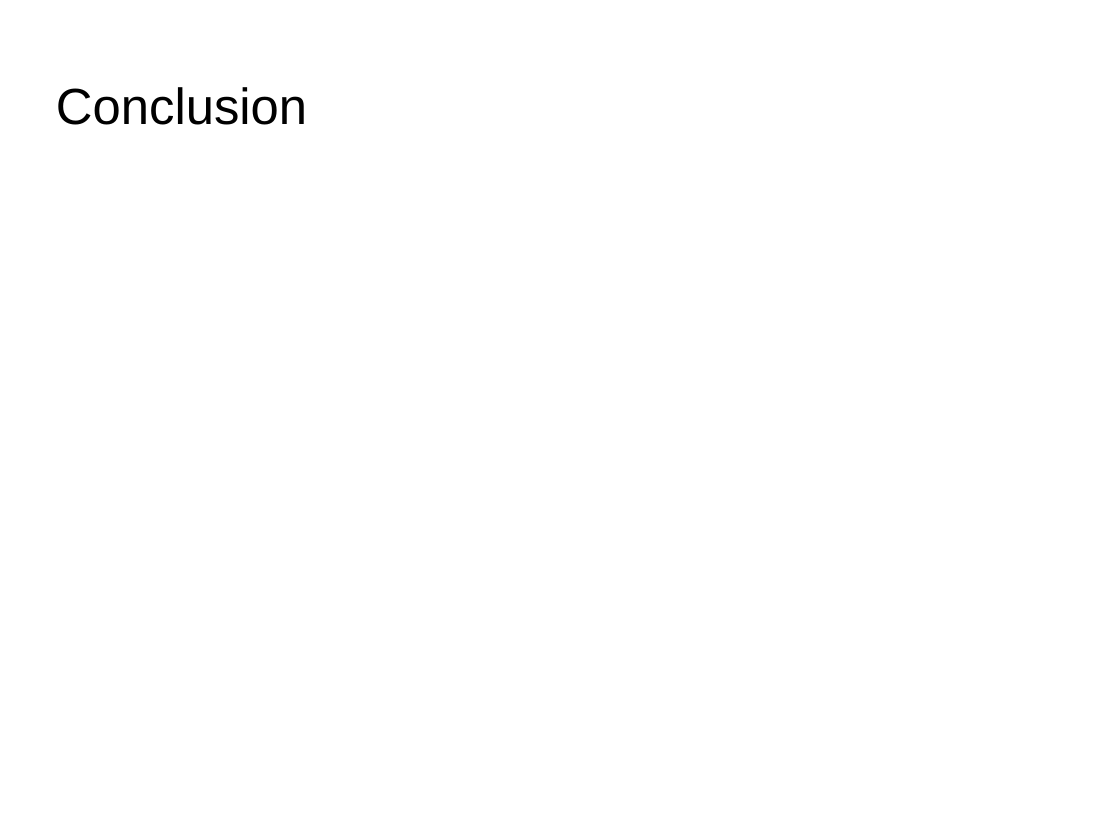
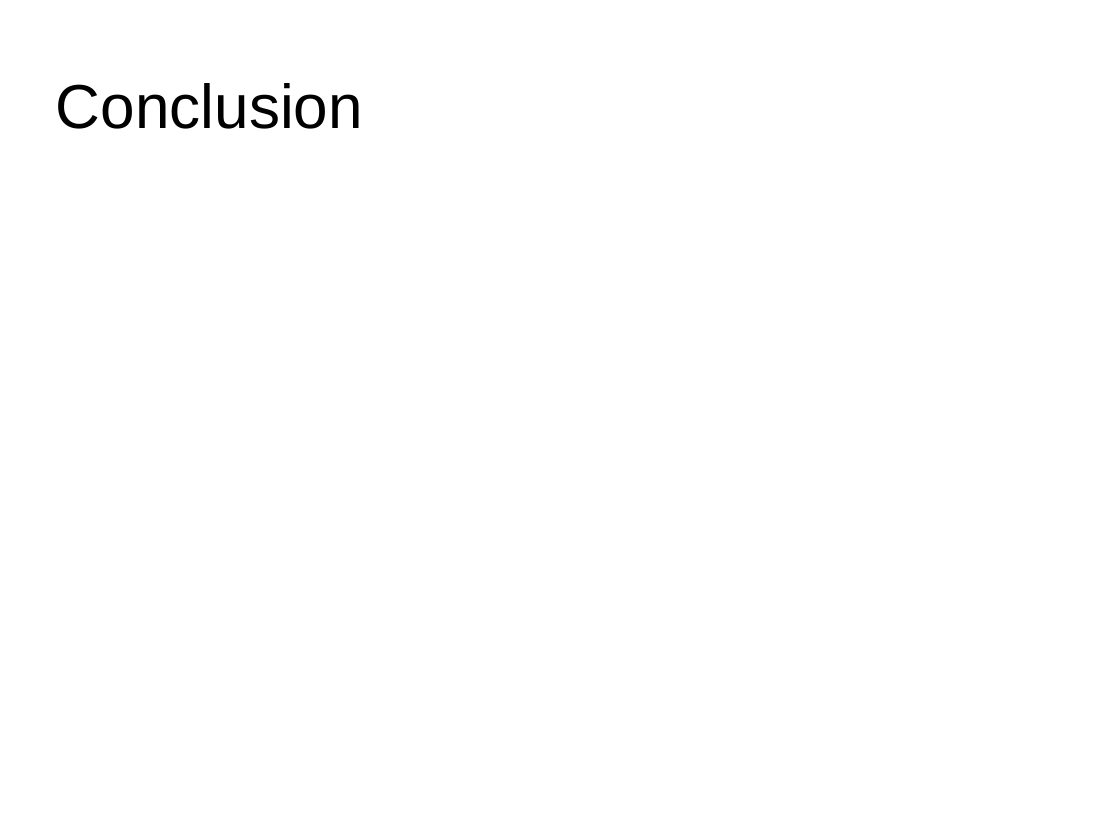
Before and after one commit to daFischer/culture-shock, a slide deck: slide 6 of presentation.odp (slide 5 before the commit). Drawn at 1120x840 pixels with LibreOffice and Linux fonts; fonts in the diff are those of the drawing; background and template pictures are left out. Boxes give left, top, right and bottom in pixels: in the first picture for what was removed or moved away, otherwise in the second. Text is boxed around its words. In the diff, an @@ line names an element or a change of style, - is before the commit and + after.

```diff
--- a/presentation.odp
+++ b/presentation.odp
@@ title "Conclusion" at [56,83,363,129]: size 36 to 44 pt @@
```
Also in this commit, not shown: 2 other slides changed, 3 slides added, 2 slides removed, 1 other file.
